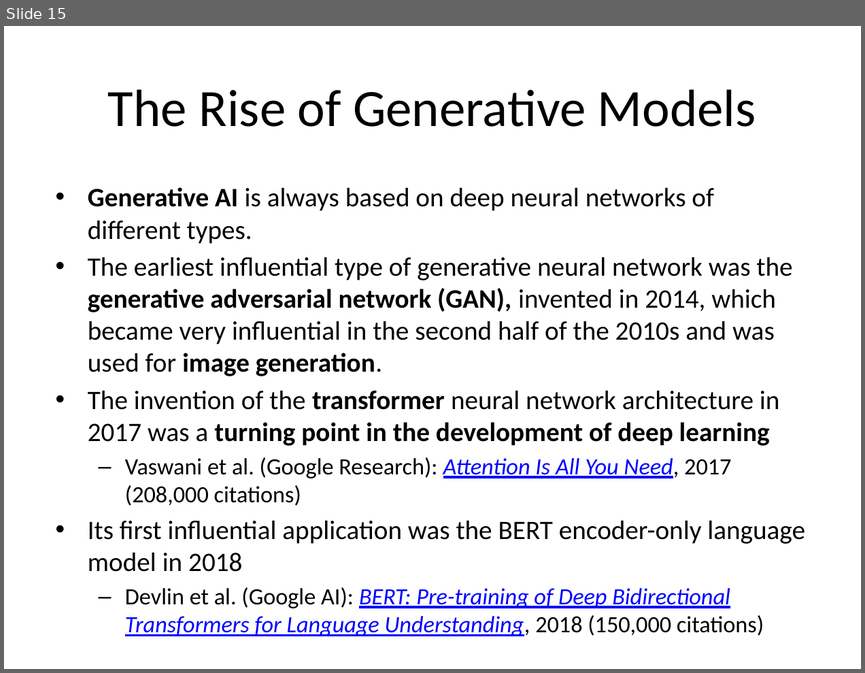
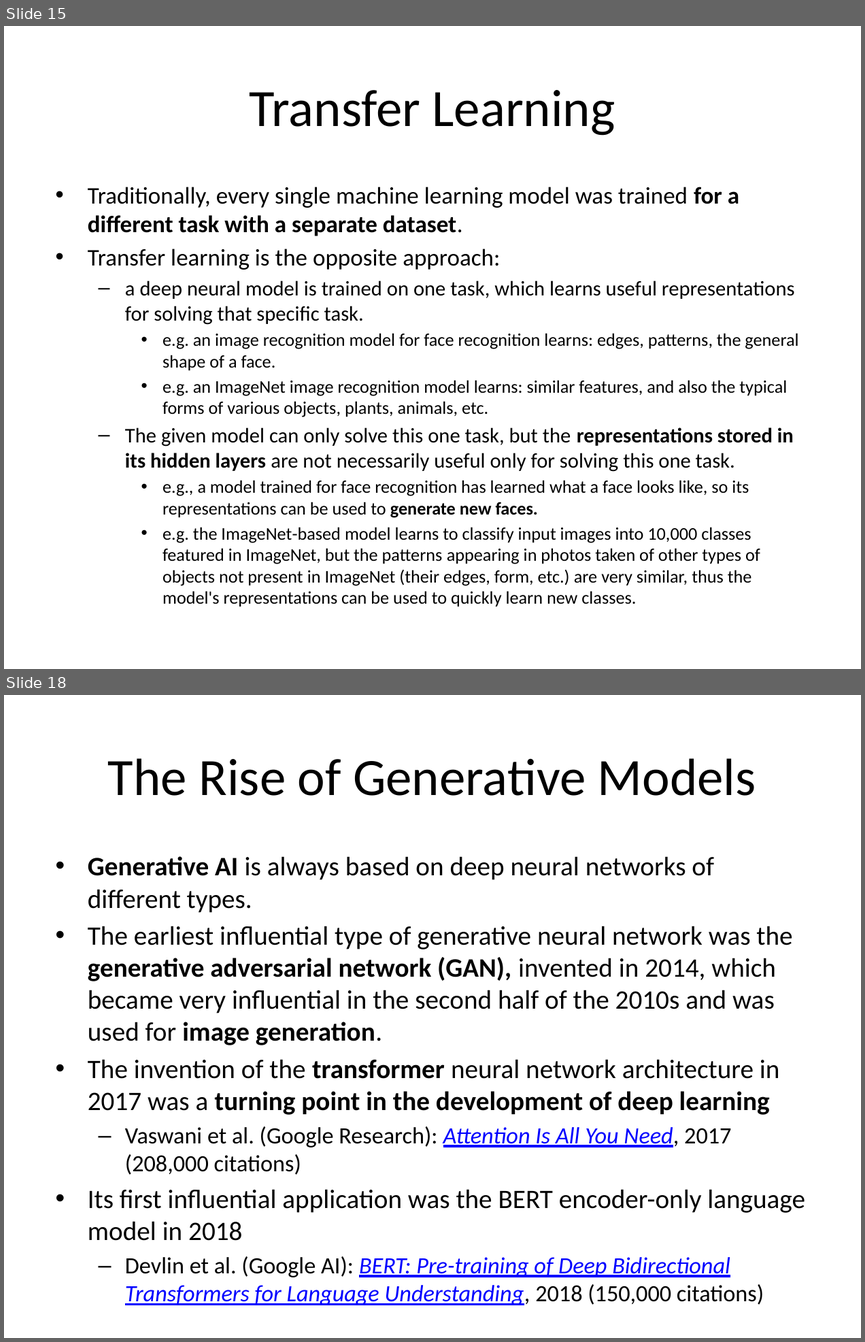
Before and after one commit to Clinical-Bioinformatics-Debrecen/generative_ai_2025, a slide deck: 4.pptx. Shown one above the other, each under a label of ours: slide 15 before the commit, slides 15 and 18 after it; the slides between them are not shown. The pictures are 865x673 and 865x1342 pixels, drawn with LibreOffice and Linux fonts; fonts in the diff are those of the drawing. Boxes give left, top, right and bottom in pixels: in the first picture for what was removed or moved away, otherwise in the second. Text is boxed around its words. In the diff, an @@ line names an element or a change of style, - is before the commit and + after.

```diff
--- a/4.pptx
+++ b/4.pptx
@@ slide 15 added at (4, 26, 861, 669), background #FFFFFF @@
@@ title added at (249, 90, 615, 135), 44 pt, text #000000 @@
+Transfer Learning
@@ text added at (88, 186, 798, 607), 15 pt, text #000000 @@
+• Traditionally, every single machine learning model was trained for a different task with a separate dataset.
+• Transfer learning is the opposite approach:
+  – a deep neural model is trained on one task, which learns useful representations for solving that specific task.
+    • e.g. an image recognition model for face recognition learns: edges, patterns, the general shape of a face.
+    • e.g. an ImageNet image recognition model learns: similar features, and also the typical forms of various objects, plants, animals, etc.
+  – The given model can only solve this one task, but the representations stored in its hidden layers are not necessarily useful only for solving this one task.
+    • e.g., a model trained for face recognition has learned what a face looks like, so its representations can be used to generate new faces.
+    • e.g. the ImageNet-based model learns to classify input images into 10,000 classes featured in ImageNet, but the patterns appearing in photos taken of other types of objects not present in ImageNet (their edges, form, etc.) are very similar, thus the model's representations can be used to quickly learn new classes.
@@ what was slide 15 is now slide 18 @@
```
Also in this commit, not shown: 3 other slides added, 1 other file.
